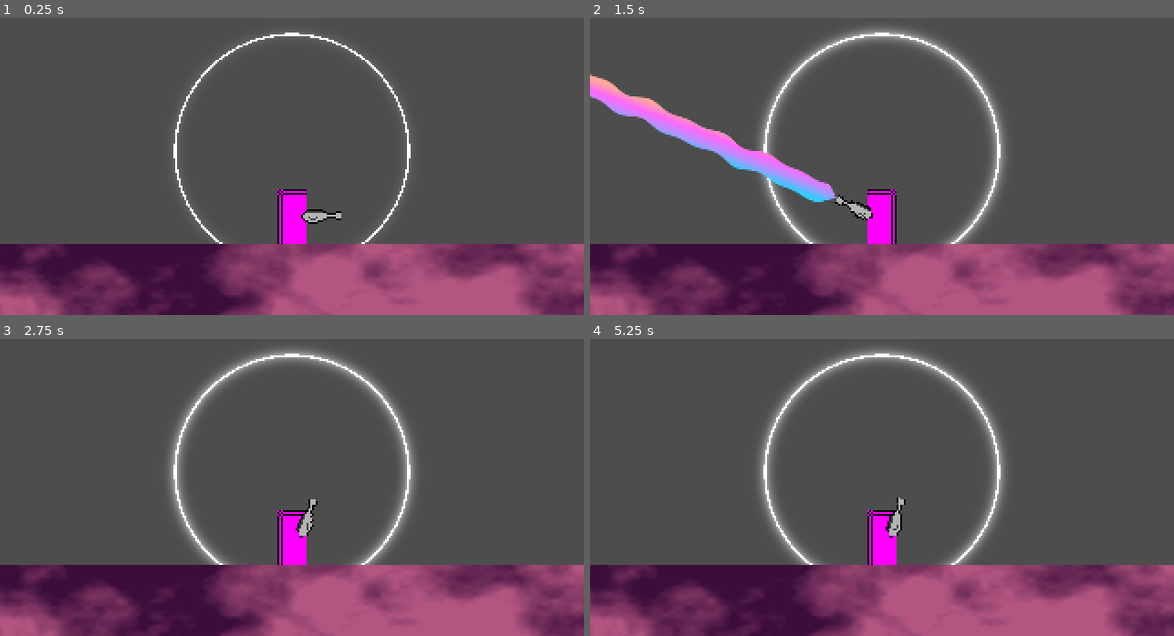
Above: before the commit, frames 1-4 (two rows, left to right).
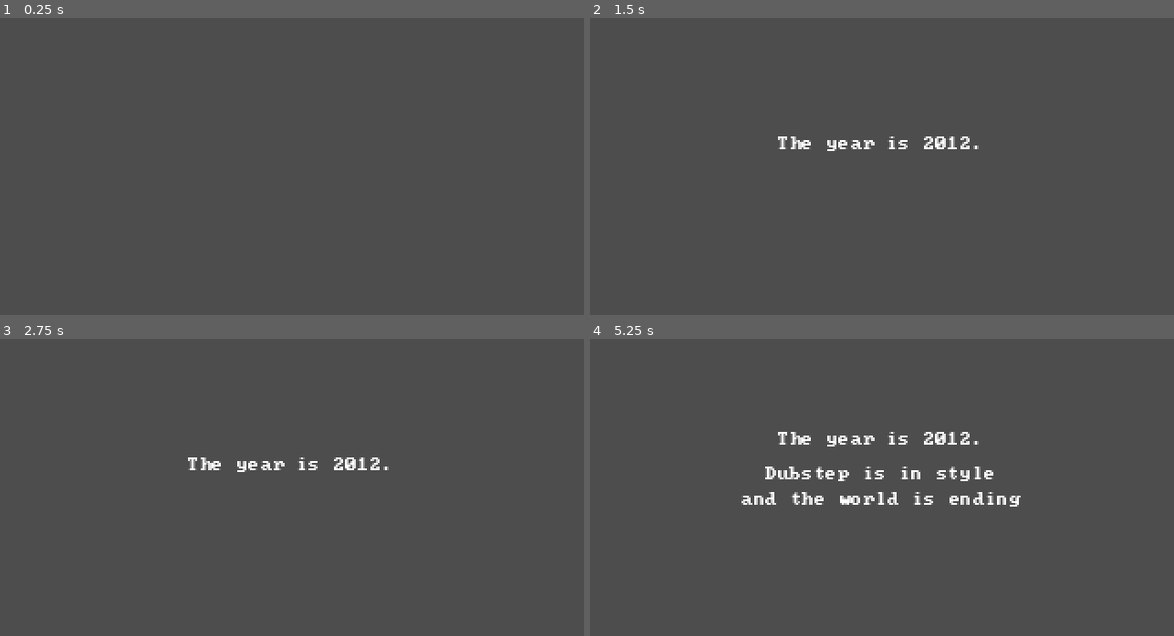
Above: after the commit, the same moments.

Repository: otherotherjosh/RhythmShooter
Game: Godot game, scene res://scenes/init.tscn
Two runs of this game, one before a commit and one after it. Both use one fixed random seed, a clock stepped at 60 frames per second and the inputs below. Before the commit the project starts from res://beatmaps/beatmap.tscn. Sound files missing from this copy of the repository are replaced by a short silence.
Inputs (mouse positions are in pixels of both pictures, inside the frame that each line leads up to):
- Up to frame 1 (0.25 s): no input
- Up to frame 2 (1.5 s): move the mouse to (1010, 133) at 0.52 s; click (1010, 133) at 0.67 s; tap Enter at 1.25 s; drag from (765, 166) to (852, 216) at 1.27 s
- Up to frame 3 (2.75 s): move the mouse to (350, 398) at 2.02 s; click (350, 398) at 2.17 s
- Up to frame 4 (5.25 s): tap Space at 2.75, 4.25 s; drag from (852, 537) to (706, 422) at 2.77 s; tap Enter at 3.5, 5 s; move the mouse to (1057, 520) at 3.52 s; click (1057, 520) at 3.67 s; drag from (706, 422) to (794, 389) at 4.27 s; move the mouse to (911, 472) at 5.02 s; click (911, 472) at 5.17 s

The runs differ from the first frame. In frame 1, 26% of the frame differs, in the area x 0-100%, y 4-100%; in frame 2, 33%, in the area x 0-100%, y 3-100%; in frame 3, 30%; in frame 4, 31%.

Commit message:
Feature/03 game structure (#16)
* feat: add intro scene

* feat: add main menu

* feat: add global script

* feat: add init scene

* feat: add save dictionary

* feat: export save to file

* feat: add new game and continue buttons

Diff:
--- /dev/null
+++ b/global/global.gd
@@ -0,0 +1,47 @@
+extends Node
+
+
+const SCENE_MENU := preload("res://scenes/menu/main_menu.tscn")
+const SCENE_INTRO := preload("res://scenes/intro/intro.tscn")
+const SAVE_DATA_PATH := "user://save_data.json"
+
+var save: Dictionary:
+	set = _set_save
+
+
+func _ready() -> void:
+	if not FileAccess.file_exists(SAVE_DATA_PATH):
+		init_save_data()
+		return
+	load_save_data()
+
+
+func init_save_data() -> void:
+	save = {
+		"first_time" : true,
+	}
+	print("that was init")
+
+
+func load_save_data() -> void:
+	var save_file: JSON = load(SAVE_DATA_PATH)
+	save = save_file.data
+	print("loaded")
+
+
+func write_to_save(key: String, value: Variant) -> void:
+	save[key] = value
+	export_save_file()
+
+
+func export_save_file() -> void:
+	var file := FileAccess.open(SAVE_DATA_PATH, FileAccess.WRITE)
+	var json_string = JSON.stringify(save)
+	file.store_line(json_string)
+	file.close()
+
+
+func _set_save(value: Dictionary) -> void:
+	if save == value: return
+	save = value
+	export_save_file()
--- a/project.godot
+++ b/project.godot
@@ -11,16 +11,17 @@
 [application]
 
 config/name="Rhythm Game"
-run/main_scene="uid://ds2jv73a1jhpp"
+run/main_scene="uid://dk4ab0wheqfiq"
 config/features=PackedStringArray("4.4", "Mobile")
 config/icon="res://icon.svg"
 
 [autoload]
 
+Global="*res://global/global.gd"
 TouchInputManager="*res://global/touch_input_manager.gd"
 CombatManager="*res://global/combat_manager.gd"
+MusicPlayer="*res://global/music_player.gd"
 BeatmapPlayer="*res://global/beatmap_player.gd"
-MusicPlayer="*res://global/music_player.gd"
 
 [display]
 
--- /dev/null
+++ b/scenes/init.gd
@@ -0,0 +1,8 @@
+extends Node2D
+
+
+func _ready() -> void:
+	await get_tree().process_frame
+	var scene = Global.SCENE_INTRO if Global.save["first_time"] else Global.SCENE_MENU
+	Global.write_to_save("first_time", false)
+	get_tree().change_scene_to_packed(scene)
--- /dev/null
+++ b/scenes/init.tscn
@@ -0,0 +1,6 @@
+[gd_scene load_steps=2 format=3 uid="uid://dk4ab0wheqfiq"]
+
+[ext_resource type="Script" uid="uid://d54lw6f5pbaj" path="res://scenes/init.gd" id="1_wm5da"]
+
+[node name="Init" type="Node2D"]
+script = ExtResource("1_wm5da")
--- /dev/null
+++ b/scenes/intro/intro.tscn
@@ -0,0 +1,57 @@
+[gd_scene load_steps=3 format=3 uid="uid://dhpskw4psdrdx"]
+
+[ext_resource type="Script" uid="uid://77md00a6om35" path="res://scenes/intro/intro_scene.gd" id="1_qeukb"]
+[ext_resource type="Theme" uid="uid://baewaw0lv5rm3" path="res://dialogue/font/dialogue_text_theme.tres" id="2_iatiw"]
+
+[node name="Intro" type="Node2D" node_paths=PackedStringArray("labels")]
+script = ExtResource("1_qeukb")
+labels = [NodePath("CanvasLayer/VBoxContainer/RichTextLabel"), NodePath("CanvasLayer/VBoxContainer/RichTextLabel2"), NodePath("CanvasLayer/VBoxContainer/RichTextLabel3"), NodePath("CanvasLayer/VBoxContainer/RichTextLabel4")]
+
+[node name="CanvasLayer" type="CanvasLayer" parent="."]
+
+[node name="VBoxContainer" type="VBoxContainer" parent="CanvasLayer"]
+texture_filter = 1
+anchors_preset = 15
+anchor_right = 1.0
+anchor_bottom = 1.0
+grow_horizontal = 2
+grow_vertical = 2
+size_flags_horizontal = 4
+size_flags_vertical = 4
+alignment = 1
+
+[node name="RichTextLabel" type="RichTextLabel" parent="CanvasLayer/VBoxContainer"]
+layout_mode = 2
+theme = ExtResource("2_iatiw")
+text = "The year is 2012."
+fit_content = true
+horizontal_alignment = 1
+vertical_alignment = 1
+
+[node name="padding" type="Control" parent="CanvasLayer/VBoxContainer"]
+custom_minimum_size = Vector2(0, 1.315)
+layout_mode = 2
+
+[node name="RichTextLabel2" type="RichTextLabel" parent="CanvasLayer/VBoxContainer"]
+layout_mode = 2
+theme = ExtResource("2_iatiw")
+text = "Dubstep is in style"
+fit_content = true
+horizontal_alignment = 1
+vertical_alignment = 1
+
+[node name="RichTextLabel3" type="RichTextLabel" parent="CanvasLayer/VBoxContainer"]
+layout_mode = 2
+theme = ExtResource("2_iatiw")
+text = "and the world is ending"
+fit_content = true
+horizontal_alignment = 1
+vertical_alignment = 1
+
+[node name="RichTextLabel4" type="RichTextLabel" parent="CanvasLayer/VBoxContainer"]
+layout_mode = 2
+theme = ExtResource("2_iatiw")
+text = "in about 5 days."
+fit_content = true
+horizontal_alignment = 1
+vertical_alignment = 1
--- /dev/null
+++ b/scenes/intro/intro_scene.gd
@@ -0,0 +1,13 @@
+extends Node2D
+
+
+@export var labels: Array[RichTextLabel]
+
+
+func _ready() -> void:
+	for label in labels:
+		label.visible = false
+	await get_tree().create_timer(1).timeout
+	for label in labels:
+		label.visible = true
+		await get_tree().create_timer(2).timeout
--- /dev/null
+++ b/scenes/menu/main_menu.gd
@@ -0,0 +1,10 @@
+extends Control
+
+
+func _on_button_play() -> void:
+	await get_tree().create_timer(0.1).timeout
+	get_tree().change_scene_to_packed(Global.SCENE_INTRO)
+
+
+func _on_button_quit() -> void:
+	get_tree().quit()
--- /dev/null
+++ b/scenes/menu/main_menu.tscn
@@ -0,0 +1,62 @@
+[gd_scene load_steps=2 format=3 uid="uid://dmo7y4ydllyky"]
+
+[ext_resource type="Script" uid="uid://jhbdn658012s" path="res://scenes/menu/main_menu.gd" id="1_nl8w3"]
+
+[node name="MainMenu" type="Control"]
+texture_filter = 1
+layout_mode = 3
+anchors_preset = 15
+anchor_right = 1.0
+anchor_bottom = 1.0
+grow_horizontal = 2
+grow_vertical = 2
+script = ExtResource("1_nl8w3")
+
+[node name="ButtonNewGame" type="Button" parent="."]
+layout_mode = 1
+anchors_preset = 8
+anchor_left = 0.5
+anchor_top = 0.5
+anchor_right = 0.5
+anchor_bottom = 0.5
+offset_left = -46.5
+offset_top = -55.0
+offset_right = 46.5
+offset_bottom = -24.0
+grow_horizontal = 2
+grow_vertical = 2
+text = "New Game"
+
+[node name="ButtonContinue" type="Button" parent="."]
+layout_mode = 1
+anchors_preset = 8
+anchor_left = 0.5
+anchor_top = 0.5
+anchor_right = 0.5
+anchor_bottom = 0.5
+offset_left = -39.5
+offset_top = -16.0
+offset_right = 39.5
+offset_bottom = 15.0
+grow_horizontal = 2
+grow_vertical = 2
+text = "Continue"
+
+[node name="ButtonQuit" type="Button" parent="."]
+layout_mode = 1
+anchors_preset = 8
+anchor_left = 0.5
+anchor_top = 0.5
+anchor_right = 0.5
+anchor_bottom = 0.5
+offset_left = -20.0
+offset_top = 23.0
+offset_right = 22.0
+offset_bottom = 54.0
+grow_horizontal = 2
+grow_vertical = 2
+text = "Quit"
+
+[connection signal="button_up" from="ButtonNewGame" to="." method="_on_button_play"]
+[connection signal="button_up" from="ButtonContinue" to="." method="_on_button_play"]
+[connection signal="button_up" from="ButtonQuit" to="." method="_on_button_quit"]
Not shown, added: global/global.gd.uid
Not shown, added: scenes/init.gd.uid
Not shown, added: scenes/intro/intro_scene.gd.uid
Not shown, added: scenes/menu/main_menu.gd.uid
